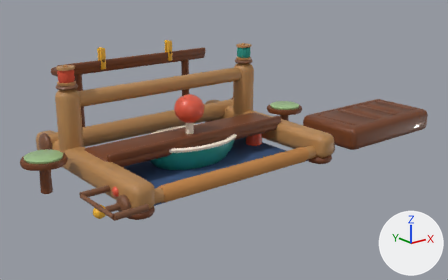
Before and after pictures for a commit that changed the glTF model public/models/loom.glb.
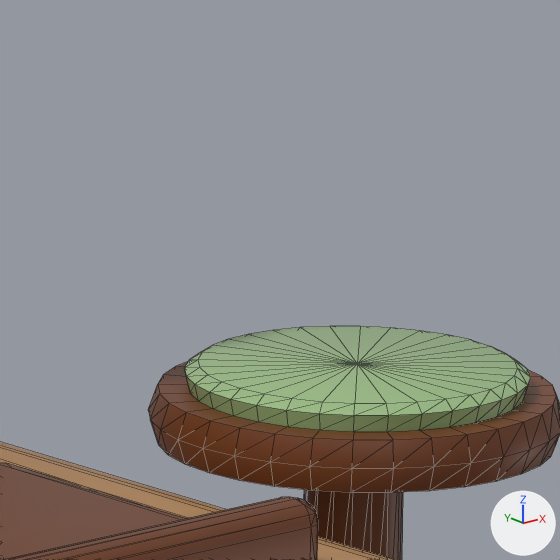
The first picture shows the older version from a camera (50 mm lens) standing at (-0.397, -0.559, 0.241) and looking at (0.053, 0.003, 0.016). The close-ups show the older and then the newer version on the part from 57% to 67% of the width and 26% to 43% of the height of that picture. Only the edits that show in the close-ups are written down. Lighting does not change. The marker at lower right points along +X, +Y and +Z. The close-ups show mesh edges as thin lines. Where no turn or scale is listed for an object, it has been applied to the vertices.

The first close-up shows 'PerchLegR', 'PerchPadR', 'PerchR', 'RailR', 'ShelfLip', 'ShelfTop'.
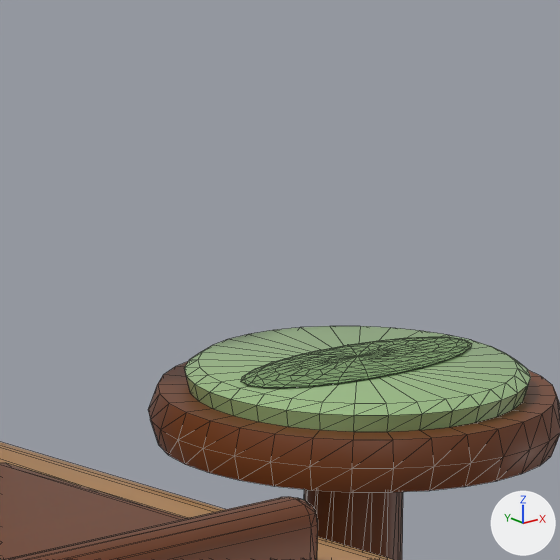
The change, as a diff of the scene's bpy script:
```diff
--- a/public/models/loom.glb.py
+++ b/public/models/loom.glb.py
@@ mat_paintsagedark @@
+mat_paintsagedark = principled_material('PaintSageDark')
+mat_paintsagedark.base_color = (0.195, 0.337, 0.133)  # green #7a9d66
+mat_paintsagedark.roughness = 0.6
+mat_paintsagedark.coat_weight = 0.1
@@ me_sphere_005_1 @@
+me_sphere_005_1.from_pydata(...)  # a UV sphere (24 segments, 12 rings, poles along z) spanning x 0.151..0.185, y 0.0115..0.0245, z 0.0395..0.0409
+me_sphere_005_1.materials.append(mat_paintsagedark)  # green #7a9d66
@@ ob_perchdentr @@
+ob_perchdentr = bpy.data.objects.new('PerchDentR', me_sphere_005_1)
+ob_perchdentr.location = (0.0, 0.0, 0.0)
```

Pixel boxes [x1, y1, x2, y2] of what changed, in the close-ups (560 x 560 px):
'PerchDentR', added (green): after [241, 337, 472, 388]
